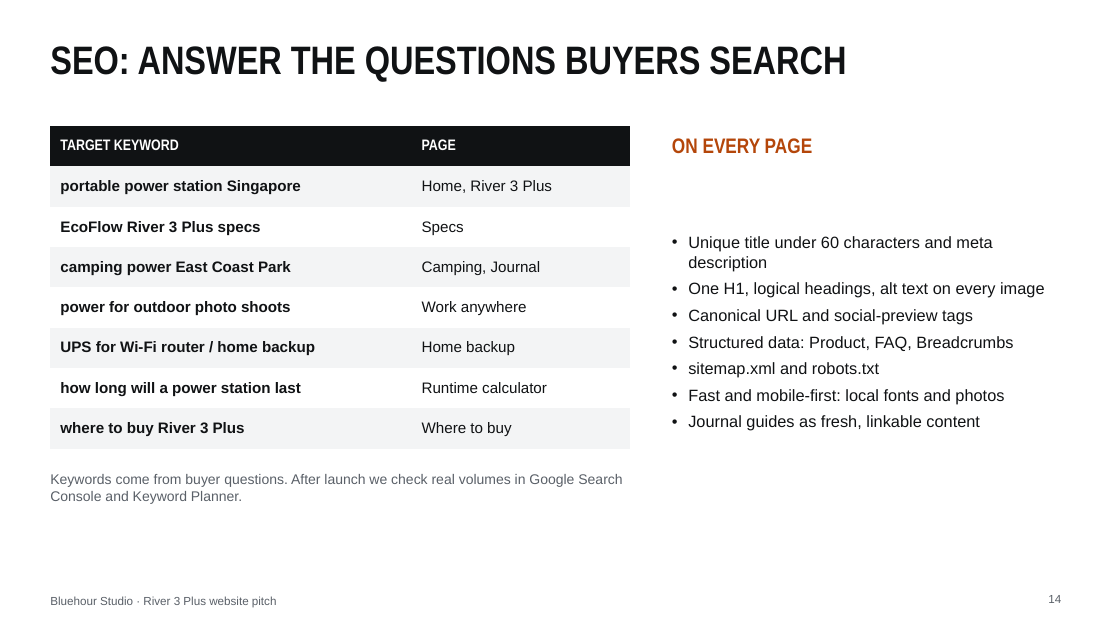
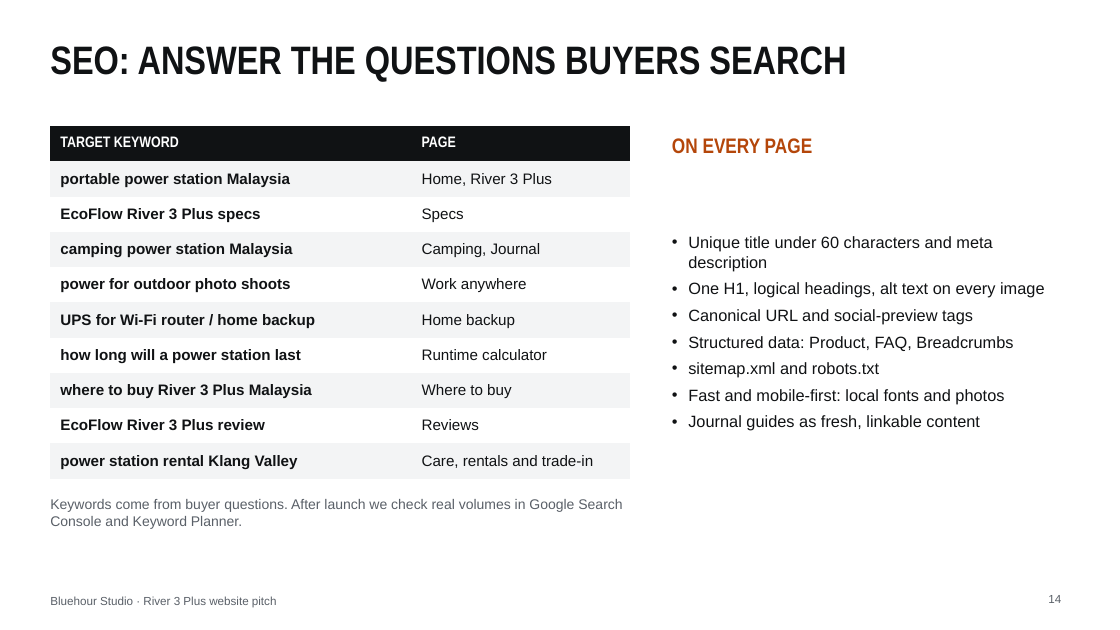
Before and after one commit to thecpinsiders/CS2024-Project-Website, a slide deck: slide 14 of Bluehour-Pitch-Deck.pptx. Drawn at 1120x630 pixels with LibreOffice and Linux fonts; fonts in the diff are those of the drawing. Boxes give left, top, right and bottom in pixels: in the first picture for what was removed or moved away, otherwise in the second. Text is boxed around its words. In the diff, an @@ line names an element or a change of style, - is before the commit and + after.

```diff
--- a/Bluehour-Pitch-Deck.pptx
+++ b/Bluehour-Pitch-Deck.pptx
@@ table at [50, 126, 630, 479] @@
-row 2, column 1: portable power station Singapore
+row 2, column 1: portable power station Malaysia
-row 4, column 1: camping power East Coast Park
+row 4, column 1: camping power station Malaysia
-row 8: where to buy River 3 Plus | Where to buy
+row 8: where to buy River 3 Plus Malaysia | Where to buy
+row 9: EcoFlow River 3 Plus review | Reviews
+row 10: power station rental Klang Valley | Care, rentals and trade-in
@@ text "Keywords come from buyer questions. ...": place and size @@
-text "Keywords come from buyer questions. ..." at [50, 474, 622, 504]
+text "Keywords come from buyer questions. ..." at [50, 499, 622, 529]
```
Also in this commit, not shown: 9 other slides changed, 1 slide added, 23 other files.
